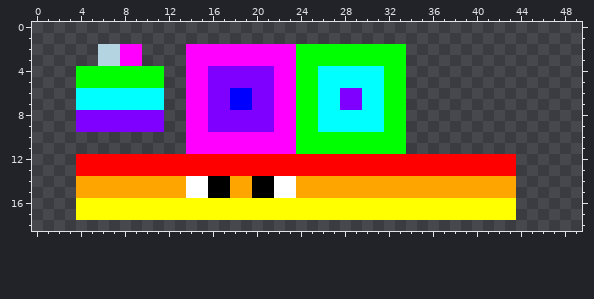
One commit to this pixel-art sprite: src/main/resources/assets/magicmod/textures/entities/fluffy_magician.png. The first picture shows the starting point.
The file is 64x64 pixels. Shown: x 0..49, y 0..18. The old version is drawn lined up with the new one.
Now the later version:
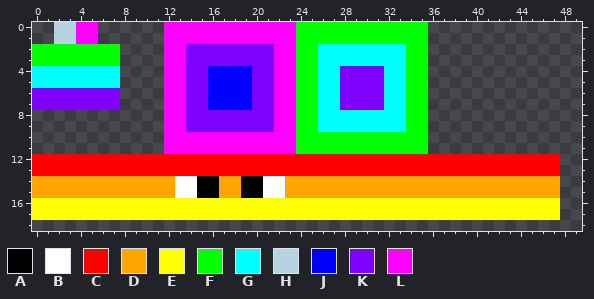
Palette (. is transparent): A #000000  B #ffffff  C #ff0000  D #ffa500  E #ffff00  F #00ff00  G #00ffff  H #b4d4e1  J #0000ff  K #8000ff  L #ff00ff
Author's note on the commit: Fluffy Magician now changes texture depending on fluff status
Edits made:
whole drawing moved by +4,+2 (the old picture is shown already moved)
The author changed colour B to colour A in rows 14 to 15 at x 15.
The author changed colour D to colour A in rows 14 to 15 at x 19.
The author changed colour A to colour B in rows 14 to 15 at x 21.
The author changed colour D to colour B in rows 14 to 15 at x 13.
Colour C now appears in rows 12 to 13 at x 0 to 3 and 44 to 47.
Colour D now appears in rows 14 to 15 at x 0 to 3 and 44 to 47.
The author changed colour A to colour D in rows 14 to 15 at x 17.
The author changed colour B to colour D in rows 14 to 15 at x 23.
Colour E now appears in rows 16 to 17 at x 0 to 3 and 44 to 47.
Colour F now appears in rows 0 to 1 at x 24 to 35; in rows 2 to 3 at x 0 to 5 and 34 to 35; in rows 4 to 11 at x 34 to 35.
The author changed colour H to colour F in rows 2 to 3 at x 6 to 7.
Colour G now appears in rows 4 to 5 at x 0 to 3.
The author changed colour F to colour G in rows 2 to 3 at x 26 to 33; in rows 4 to 5 at x 4 to 7 and 32 to 33; in rows 6 to 9 at x 32 to 33.
Colour H now appears in rows 0 to 1 at x 2 to 3.
The author changed colour K to colour J in rows 4 to 5 at x 16 to 19; in rows 6 to 7 at x 16 to 17.
Colour K now appears in rows 6 to 7 at x 0 to 3.
The author changed colour G to colour K in rows 4 to 5 at x 28 to 31; in rows 6 to 7 at x 4 to 7 and 30 to 31.
The author changed colour L to colour K in rows 2 to 3 at x 14 to 21; in rows 4 to 9 at x 14 to 15.
Colour L now appears in rows 0 to 1 at x 4 to 5 and 12 to 23; in rows 2 to 11 at x 12 to 13.
The edit erases colour F in rows 4 to 5 at x 8 to 11.
The edit erases colour G in rows 6 to 7 at x 8 to 11.
The edit erases colour K in rows 8 to 9 at x 4 to 11.
The edit erases colour L in rows 2 to 3 at x 8 to 9.
